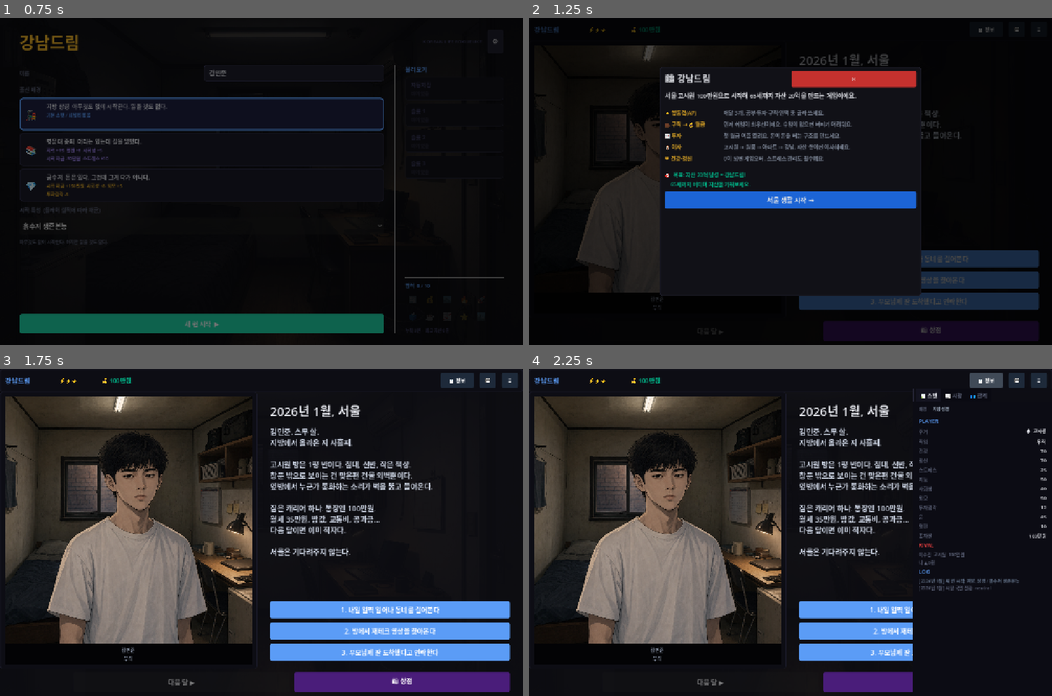
Above: before the commit, frames 1-4 (two rows, left to right).
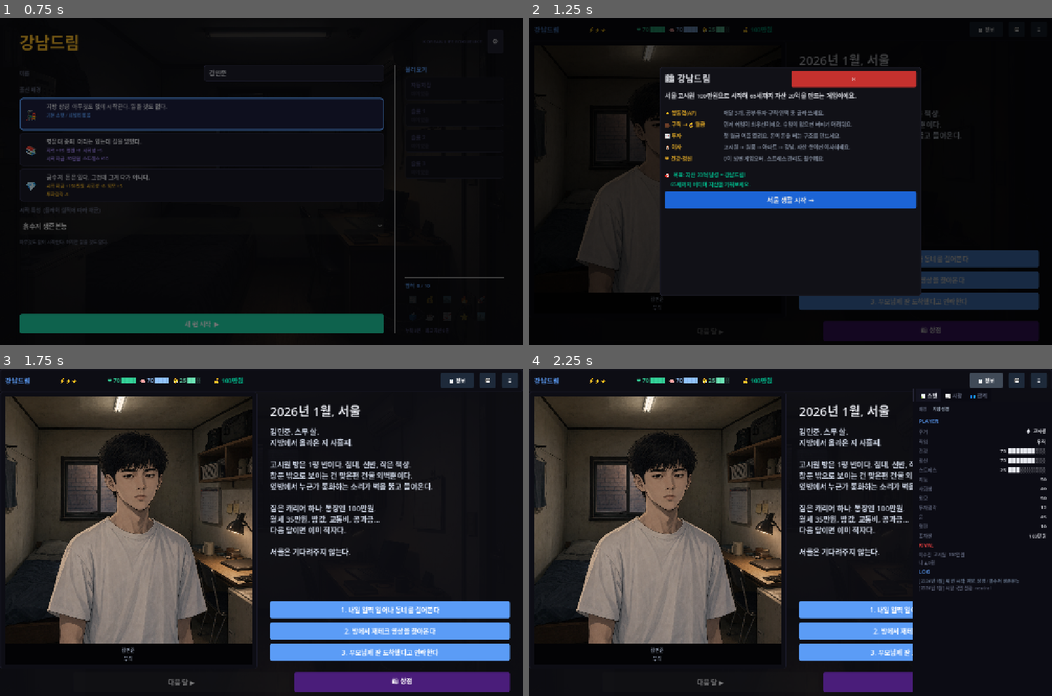
Above: after the commit, the same moments.

Repository: junheeleee/GangnamDream
Game: Godot game, scene res://scenes/StartMenu.tscn
Two runs of this game, one before a commit and one after it. Both use one fixed random seed, a clock stepped at 60 frames per second and the inputs below.
Inputs:
- Up to frame 1 (0.75 s): click "새 런 시작 ▶" at 0.5 s
- Up to frame 2 (1.25 s): no input
- Up to frame 3 (1.75 s): click "서울 생활 시작 →" at 1.25 s
- Up to frame 4 (2.25 s): click "📋 정보" at 2 s

Frame 1 is identical in both runs. In frame 2, 0.2% of the frame differs, in the area x 19-47%, y 2-5%; in frame 3, 0.3%; in frame 4, 0.7%, in the area x 19-99%, y 2-32%.

Commit message:
feat: 탑바 바이탈 HUD + 스탯 패널 진행 바
- _build_top_bar(): vitals HBoxContainer 추가 (❤건강/🧠정신/😤스트레스)
  AP ← 바이탈 → 머니 순서로 │ 구분자 삽입
- _bar_str(value, max_val, bars): 블록 진행 바 헬퍼 (█░ 문자열)
- _refresh_vitals(): 바이탈 색상 + 텍스트 갱신 메서드
- _set_stat_value(): 건강/정신/스트레스 10칸 진행 바 함께 표시
- _refresh_all(): _refresh_vitals() 호출 추가

https://claude.ai/code/session_014Z7rjDt64bqk1oh9evjaSU

Diff:
--- a/scenes/MainGame.gd
+++ b/scenes/MainGame.gd
@@ -154,6 +154,30 @@
 	ap_lbl.custom_minimum_size = Vector2(90, 0)
 	top_labels["ap"] = ap_lbl
 	row.add_child(ap_lbl)
+
+	row.add_child(_label("│", 13, "#2a2a3a"))
+
+	# ── 바이탈 HUD: 건강 / 정신 / 스트레스 ──────────────────
+	var vitals_row = HBoxContainer.new()
+	vitals_row.add_theme_constant_override("separation", 10)
+	row.add_child(vitals_row)
+
+	var hp_lbl = _label("", 13, "#34d399")
+	hp_lbl.custom_minimum_size = Vector2(70, 0)
+	top_labels["vital_health"] = hp_lbl
+	vitals_row.add_child(hp_lbl)
+
+	var mp_lbl = _label("", 13, "#93c5fd")
+	mp_lbl.custom_minimum_size = Vector2(70, 0)
+	top_labels["vital_mental"] = mp_lbl
+	vitals_row.add_child(mp_lbl)
+
+	var sp_lbl = _label("", 13, "#fca5a5")
+	sp_lbl.custom_minimum_size = Vector2(70, 0)
+	top_labels["vital_stress"] = sp_lbl
+	vitals_row.add_child(sp_lbl)
+
+	row.add_child(_label("│", 13, "#2a2a3a"))
 
 	var money_lbl = _label("", 15, "#00c896")
 	money_lbl.size_flags_horizontal = Control.SIZE_EXPAND_FILL
@@ -698,6 +722,9 @@
 	_set_stat_value("health", GameState.health, true, 50, 30)
 	_set_stat_value("mental", GameState.mental, true, 50, 30)
 	_set_stat_value("stress", GameState.stress, false, 60, 80)
+
+	# ── 탑바 바이탈 HUD 갱신 ─────────────────────────
+	_refresh_vitals()
 	stat_labels["intelligence"].text = str(GameState.intelligence)
 	stat_labels["social_skill"].text = str(GameState.social_skill)
 	stat_labels["appearance"].text = str(GameState.appearance)
@@ -733,9 +760,62 @@
 	_render_sidebars()
 	_render_log()
 
+func _bar_str(value: int, max_val: int = 100, bars: int = 8) -> String:
+	var filled = int(round(float(value) / float(max_val) * bars))
+	filled = clampi(filled, 0, bars)
+	return "█".repeat(filled) + "░".repeat(bars - filled)
+
+func _refresh_vitals():
+	if not top_labels.has("vital_health"):
+		return
+	# 건강
+	var hp = GameState.health
+	var hp_bar = _bar_str(hp, 100, 6)
+	var hp_color: Color
+	if hp <= 30:
+		hp_color = Color("#ff4444")
+	elif hp <= 50:
+		hp_color = Color("#f0b429")
+	else:
+		hp_color = Color("#34d399")
+	var hp_lbl = top_labels["vital_health"]
+	hp_lbl.text = "❤ %d %s" % [hp, hp_bar]
+	hp_lbl.add_theme_color_override("font_color", hp_color)
+	# 정신
+	var mp = GameState.mental
+	var mp_bar = _bar_str(mp, 100, 6)
+	var mp_color: Color
+	if mp <= 30:
+		mp_color = Color("#ff4444")
+	elif mp <= 50:
+		mp_color = Color("#f0b429")
+	else:
+		mp_color = Color("#93c5fd")
+	var mp_lbl = top_labels["vital_mental"]
+	mp_lbl.text = "🧠 %d %s" % [mp, mp_bar]
+	mp_lbl.add_theme_color_override("font_color", mp_color)
+	# 스트레스
+	var st = GameState.stress
+	var st_bar = _bar_str(st, 100, 6)
+	var st_color: Color
+	if st >= 80:
+		st_color = Color("#ff4444")
+	elif st >= 60:
+		st_color = Color("#f0b429")
+	else:
+		st_color = Color("#6ee7b7")
+	var st_lbl = top_labels["vital_stress"]
+	st_lbl.text = "😤 %d %s" % [st, st_bar]
+	st_lbl.add_theme_color_override("font_color", st_color)
+
 func _set_stat_value(key: String, value: int, low_is_bad: bool, warn_thresh: int, danger_thresh: int):
 	var label = stat_labels[key]
-	label.text = str(value)
+	# 건강/정신/스트레스에는 미니 바 추가
+	var show_bar = key in ["health", "mental", "stress"]
+	if show_bar:
+		label.text = "%d  %s" % [value, _bar_str(value, 100, 10)]
+	else:
+		label.text = str(value)
 	if low_is_bad:
 		if value <= danger_thresh:
 			label.add_theme_color_override("font_color", Color("#ff4444"))
Not shown, changed: docs/RELEASE_NOTES.md
Not shown, changed: docs/WORK_LOG.md
